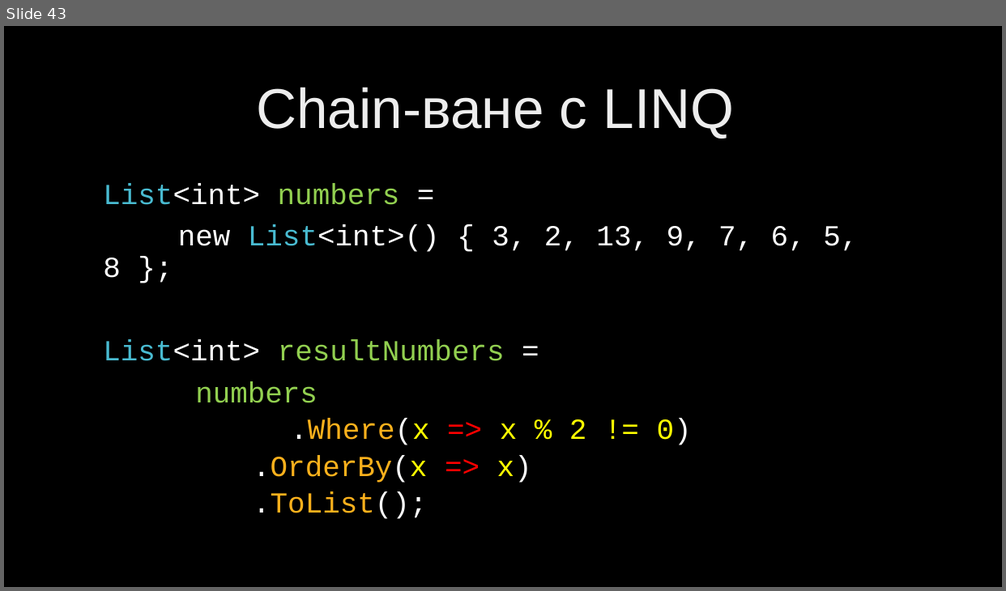
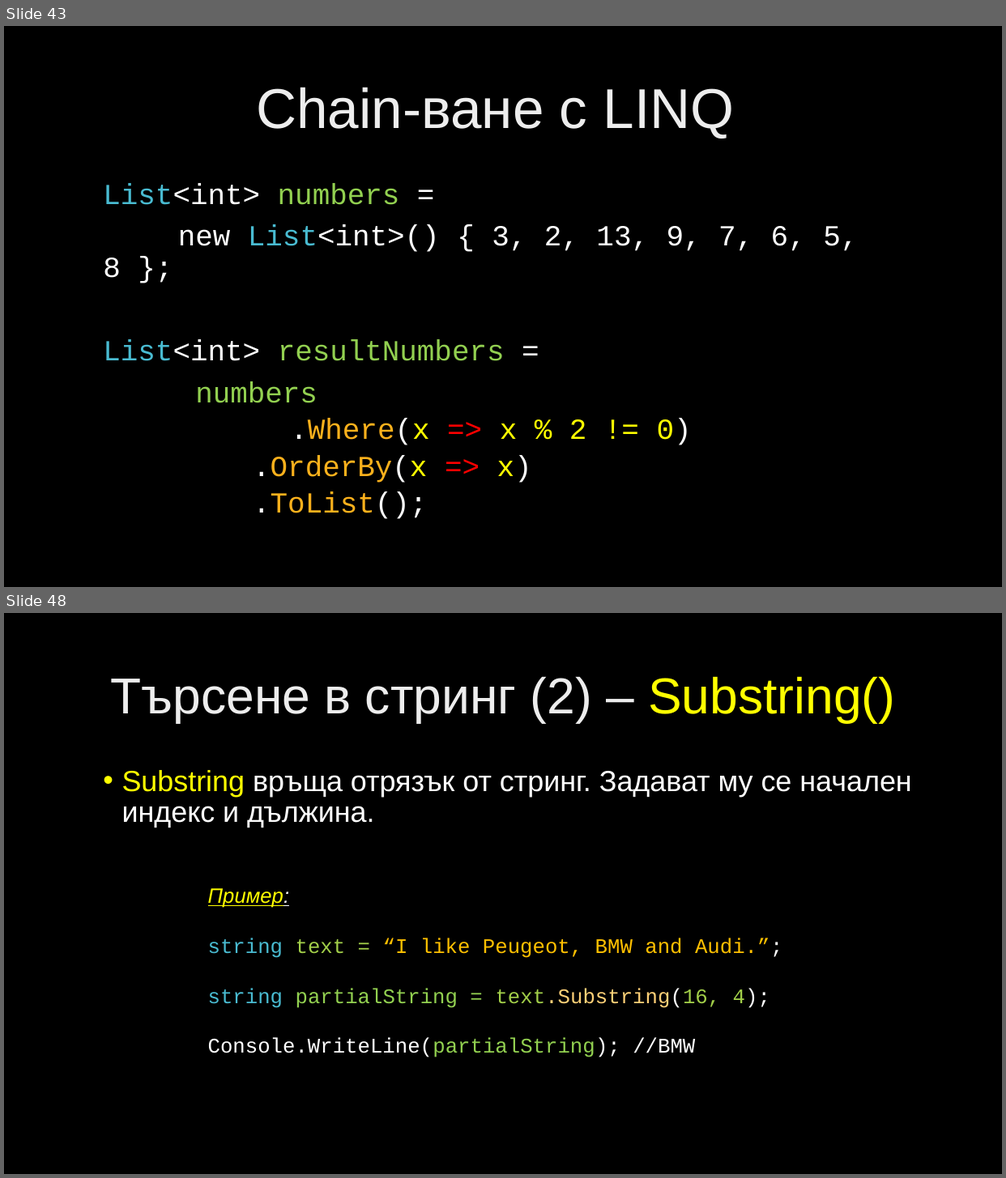
Before and after one commit to velizar92/CSharp-Programming-Presentations, a slide deck: C# Intermediate.pptx. Shown one above the other, each under a label of ours: slide 43 before the commit, slides 43 and 48 after it; the slides between them are not shown. The pictures are 1006x591 and 1006x1178 pixels, drawn with LibreOffice and Linux fonts; fonts in the diff are those of the drawing; background and template pictures are left out. Boxes give left, top, right and bottom in pixels: in the first picture for what was removed or moved away, otherwise in the second. Text is boxed around its words. In the diff, an @@ line names an element or a change of style, - is before the commit and + after.

Commit message:
Updates for Text Processing lecture

```diff
--- a/C# Intermediate.pptx
+++ b/C# Intermediate.pptx
@@ slide 48 added at (4, 613, 1002, 1174), background picture (left out) @@
@@ title added at (111, 676, 895, 723), 48.6 pt, text gradient #BFBFBF to #EDEDED to #FFFFFF @@
+Търсене в стринг (2) – Substring()
@@ text added at (122, 770, 911, 828), 28 pt, text #FFFFFF @@
+• Substring връща отрязък от стринг. Задават му се начален индекс и дължина.
@@ text added at (208, 888, 782, 1058), 20 pt, text #FFFFFF @@
+Пример:
+string text = “I like Peugeot, BMW and Audi.”;
+string partialString = text.Substring(16, 4);
+Console.WriteLine(partialString); //BMW
```
Also in this commit, not shown: 8 other slides added.
